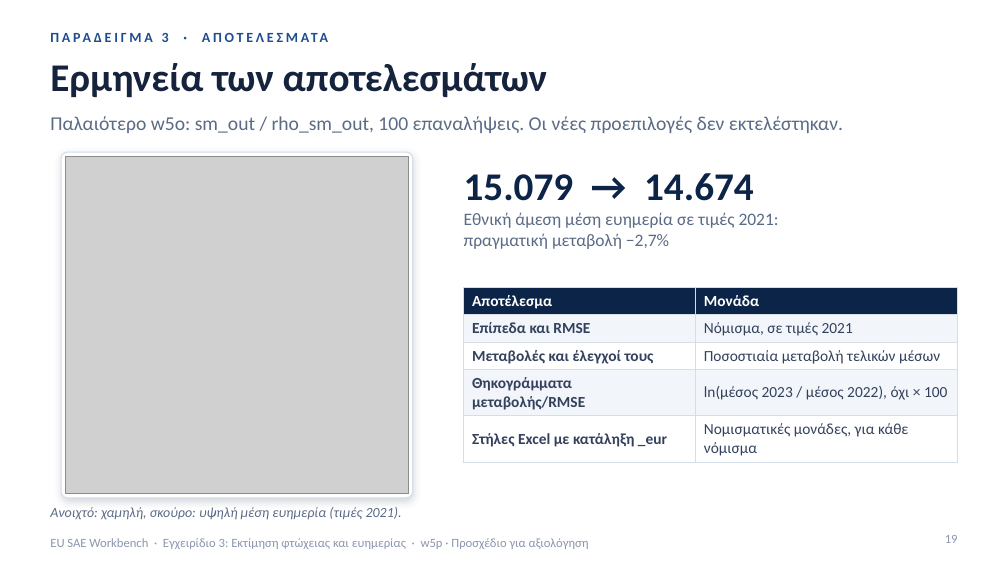
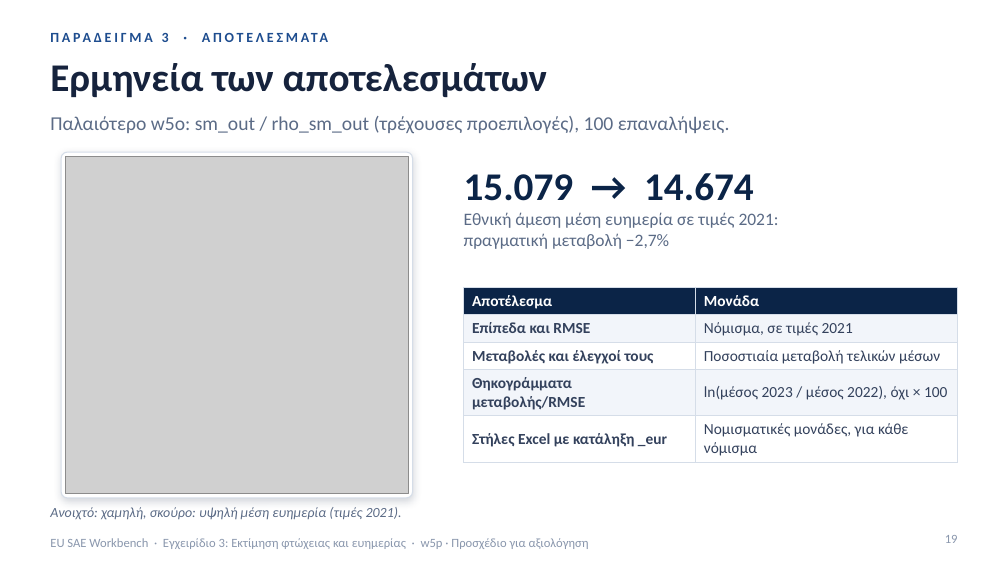
Before and after one commit to Noboyoshida227/eu-sae-application, a slide deck: slide 19 of docs/instructions/Greek/EU_SAE_Workbench_Guide_3_Estimating_Poverty_and_Welfare_GR.pptx. Drawn at 1008x567 pixels with LibreOffice and Linux fonts; fonts in the diff are those of the drawing; grey boxes stand for pictures. Boxes give left, top, right and bottom in pixels: in the first picture for what was removed or moved away, otherwise in the second. Text is boxed around its words. In the diff, an @@ line names an element or a change of style, - is before the commit and + after.

```diff
--- a/docs/instructions/Greek/EU_SAE_Workbench_Guide_3_Estimating_Poverty_and_Welfare_GR.pptx
+++ b/docs/instructions/Greek/EU_SAE_Workbench_Guide_3_Estimating_Poverty_and_Welfare_GR.pptx
@@ text at [50,116,730,134]: text changed @@
-Παλαιότερο w5o: sm_out / rho_sm_out, 100 επαναλήψεις. Οι νέες προεπιλογές δεν εκτελέστηκαν.
+Παλαιότερο w5o: sm_out / rho_sm_out (τρέχουσες προεπιλογές), 100 επαναλήψεις.
```
Also in this commit, not shown: 3 other slides changed, 32 other files.
